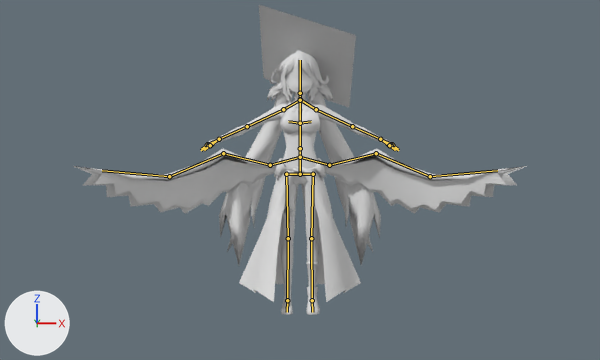
Two versions of the Blender file Data/3D/Model/jibril.blend, one commit apart.
The view is the same before and after, from the file's camera 'Camera'. Arrows for +X, +Y and +Z are at lower left; the lights stay in place. The bones that bend it are drawn over the model as lines.

Objects in the first picture: 'Jibril'.
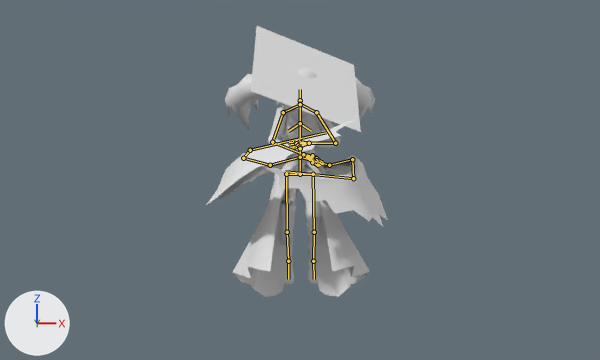
The newer file adds an action. The first version stands in its rest pose; the second is drawn at frame 0 of the action 'ArmatureAction'.

Patch to the scene script:
```diff
--- a/Data/3D/Model/jibril.blend.py
+++ b/Data/3D/Model/jibril.blend.py
@@ bone_r_leg_1 @@
 bone_r_leg_1 = bpy.data.objects['Armature'].pose.bones['R_Leg_1']  # child of 'R_Leg_Con'
-bone_r_leg_1.rotation_quaternion = (1.0, 0.0, 0.0, 0.0)  # degrees (0, 0, 0)
+bone_r_leg_1.rotation_quaternion = (1.0, 0.3, 0.0, 0.0)  # degrees (33, 0, 0)
@@ bone_r_leg_2 @@
 bone_r_leg_2 = bpy.data.objects['Armature'].pose.bones['R_Leg_2']  # child of 'R_Leg_1'
-bone_r_leg_2.rotation_quaternion = (1.0, 0.0, 0.0, 0.0)  # degrees (0, 0, 0)
+bone_r_leg_2.rotation_quaternion = (1.0, 1.0, 0.0, 0.0)  # degrees (90, 0, 0)
@@ bone_l_leg_1 @@
 bone_l_leg_1 = bpy.data.objects['Armature'].pose.bones['L_Leg_1']  # child of 'L_Leg_Con'
-bone_l_leg_1.rotation_quaternion = (1.0, 0.0, 0.0, 0.0)  # degrees (0, 0, 0)
+bone_l_leg_1.rotation_quaternion = (1.0, 0.3, 0.0, 0.0)  # degrees (33, 0, 0)
@@ bone_l_leg_2 @@
 bone_l_leg_2 = bpy.data.objects['Armature'].pose.bones['L_Leg_2']  # child of 'L_Leg_1'
-bone_l_leg_2.rotation_quaternion = (1.0, 0.0, 0.0, 0.0)  # degrees (0, 0, 0)
+bone_l_leg_2.rotation_quaternion = (1.0, 1.0, 0.0, 0.0)  # degrees (90, 0, 0)
@@ bone_spine_1 @@
 bone_spine_1 = bpy.data.objects['Armature'].pose.bones['Spine_1']  # child of 'Root'
-bone_spine_1.rotation_quaternion = (1.0, 0.0, 0.0, 0.0)  # degrees (0, 0, 0)
+bone_spine_1.rotation_quaternion = (1.0, 0.3, 0.0, 0.0)  # degrees (33, 0, 0)
@@ bone_spine_2 @@
 bone_spine_2 = bpy.data.objects['Armature'].pose.bones['Spine_2']  # child of 'Spine_1'
-bone_spine_2.rotation_quaternion = (1.0, 0.0, 0.0, 0.0)  # degrees (0, 0, 0)
+bone_spine_2.rotation_quaternion = (1.0, 0.1, 0.0, 0.0)  # degrees (11, 0, 0)
@@ bone_neck @@
 bone_neck = bpy.data.objects['Armature'].pose.bones['Neck']  # child of 'Spine_2'
-bone_neck.rotation_quaternion = (1.0, 0.0, 0.0, 0.0)  # degrees (0, 0, 0)
+bone_neck.rotation_quaternion = (1.0, 0.2, 0.0, 0.0)  # degrees (23, 0, 0)
@@ bone_head_top @@
 bone_head_top = bpy.data.objects['Armature'].pose.bones['Head_Top']  # child of 'Neck'
-bone_head_top.rotation_quaternion = (1.0, 0.0, 0.0, 0.0)  # degrees (0, 0, 0)
+bone_head_top.rotation_quaternion = (1.0, 0.1, 0.0, 0.0)  # degrees (11, 0, 0)
@@ bone_l_arm @@
 bone_l_arm = bpy.data.objects['Armature'].pose.bones['L_Arm']  # child of 'L_Shoulder'
-bone_l_arm.rotation_quaternion = (1.0, 0.0, 0.0, 0.0)  # degrees (0, 0, 0)
+bone_l_arm.rotation_quaternion = (1.0, 0.6, 0.0, 0.0)  # degrees (62, 0, 0)
@@ bone_l_forearm @@
 bone_l_forearm = bpy.data.objects['Armature'].pose.bones['L_Forearm']  # child of 'L_Arm'
-bone_l_forearm.rotation_quaternion = (1.0, 0.0, 0.0, 0.0)  # degrees (0, 0, 0)
+bone_l_forearm.rotation_quaternion = (1.0, 1.0, 0.0, 0.0)  # degrees (90, 0, 0)
@@ bone_r_arm @@
 bone_r_arm = bpy.data.objects['Armature'].pose.bones['R_Arm']  # child of 'R_Shoulder'
-bone_r_arm.rotation_quaternion = (1.0, 0.0, 0.0, 0.0)  # degrees (0, 0, 0)
+bone_r_arm.rotation_quaternion = (1.0, -0.5, 0.0, -0.6)  # degrees (-42, -22, -53)
@@ bone_r_forearm @@
 bone_r_forearm = bpy.data.objects['Armature'].pose.bones['R_Forearm']  # child of 'R_Arm'
-bone_r_forearm.rotation_quaternion = (1.0, 0.0, 0.0, 0.0)  # degrees (0, 0, 0)
+bone_r_forearm.rotation_quaternion = (1.0, -0.3, -0.3, -0.9)  # degrees (-2, -35, -83)
@@ bone_r_wing_2 @@
 bone_r_wing_2 = bpy.data.objects['Armature'].pose.bones['R_Wing_2']  # child of 'R_Wing_1'
-bone_r_wing_2.rotation_quaternion = (1.0, 0.0, 0.0, 0.0)  # degrees (0, 0, 0)
+bone_r_wing_2.rotation_quaternion = (1.0, 0.4, 0.0, 0.0)  # degrees (44, 0, 0)
@@ bone_r_wing_3 @@
 bone_r_wing_3 = bpy.data.objects['Armature'].pose.bones['R_Wing_3']  # child of 'R_Wing_2'
-bone_r_wing_3.rotation_quaternion = (1.0, 0.0, 0.0, 0.0)  # degrees (0, 0, 0)
+bone_r_wing_3.rotation_quaternion = (1.0, 0.5, 0.0, -0.3)  # degrees (50, 13, -27)
@@ bone_r_wing_4 @@
 bone_r_wing_4 = bpy.data.objects['Armature'].pose.bones['R_Wing_4']  # child of 'R_Wing_3'
-bone_r_wing_4.rotation_quaternion = (1.0, 0.0, 0.0, 0.0)  # degrees (0, 0, 0)
+bone_r_wing_4.rotation_quaternion = (1.0, 0.4, 0.0, 0.0)  # degrees (44, 0, 0)
@@ bone_l_wing_2 @@
 bone_l_wing_2 = bpy.data.objects['Armature'].pose.bones['L_Wing_2']  # child of 'L_Wing_1'
-bone_l_wing_2.rotation_quaternion = (1.0, 0.0, 0.0, 0.0)  # degrees (0, 0, 0)
+bone_l_wing_2.rotation_quaternion = (1.0, -0.4, 0.0, -0.2)  # degrees (-42, -8, -20)
@@ bone_l_wing_3 @@
 bone_l_wing_3 = bpy.data.objects['Armature'].pose.bones['L_Wing_3']  # child of 'L_Wing_2'
-bone_l_wing_3.rotation_quaternion = (1.0, 0.0, 0.0, 0.0)  # degrees (0, 0, 0)
+bone_l_wing_3.rotation_quaternion = (1.0, -0.3, 0.0, 0.2)  # degrees (-32, 6, 21)
@@ bone_l_wing_4 @@
 bone_l_wing_4 = bpy.data.objects['Armature'].pose.bones['L_Wing_4']  # child of 'L_Wing_3'
-bone_l_wing_4.rotation_quaternion = (1.0, 0.0, 0.0, 0.0)  # degrees (0, 0, 0)
+bone_l_wing_4.rotation_quaternion = (1.0, -0.3, 0.0, 0.0)  # degrees (-33, 0, 0)
```

What differs and where, as boxes (x1, y1, x2, y2) in the pictures (600 x 360 px):
'Jibril', posed (60% narrower, 13% shorter)
    before: (74, 5, 526, 315)
    after: (206, 26, 388, 297)
bone 'R_Leg_1', root to tip
    before: (286, 174) to (288, 238)
    after: (286, 174) to (287, 232)
bone 'R_Leg_2', root to tip
    before: (288, 238) to (287, 300)
    after: (287, 232) to (288, 261)
bone 'L_Leg_1', root to tip
    before: (313, 174) to (311, 238)
    after: (313, 174) to (314, 232)
bone 'L_Leg_2', root to tip
    before: (311, 238) to (312, 300)
    after: (314, 232) to (313, 261)
bone 'Spine_2', root to tip
    before: (300, 123) to (300, 99)
    after: (300, 123) to (300, 104)
bone 'Neck', root to tip
    before: (300, 99) to (300, 93)
    after: (300, 104) to (300, 100)
bone 'Head_Top', root to tip
    before: (300, 93) to (300, 60)
    after: (300, 100) to (300, 89)
bone 'L_Arm', root to tip
    before: (316, 109) to (352, 126)
    after: (316, 112) to (335, 143)
bone 'L_Forearm', root to tip
    before: (352, 126) to (380, 139)
    after: (335, 143) to (309, 143)
bone 'R_Arm', root to tip
    before: (283, 109) to (247, 126)
    after: (283, 112) to (272, 142)
bone 'R_Forearm', root to tip
    before: (247, 126) to (219, 139)
    after: (272, 142) to (303, 154)
bone 'R_Wing_2', root to tip
    before: (270, 165) to (223, 153)
    after: (270, 165) to (243, 158)
bone 'R_Wing_3', root to tip
    before: (223, 153) to (169, 176)
    after: (243, 158) to (250, 150)
bone 'R_Wing_4', root to tip
    before: (169, 176) to (102, 170)
    after: (250, 150) to (326, 132)
bone 'L_Wing_2', root to tip
    before: (329, 165) to (376, 153)
    after: (329, 165) to (352, 159)
bone 'L_Wing_3', root to tip
    before: (376, 153) to (430, 176)
    after: (352, 159) to (353, 178)
bone 'L_Wing_4', root to tip
    before: (430, 176) to (497, 170)
    after: (353, 178) to (285, 171)
